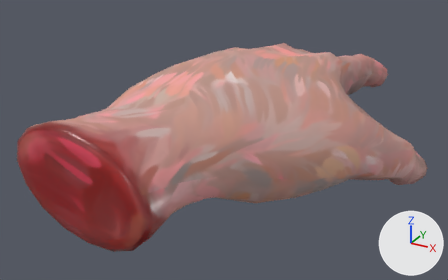
Renders of the FBX model Assets/_BrainBoxParadox/Art/Models/PropHand.fbx from each side of a commit.
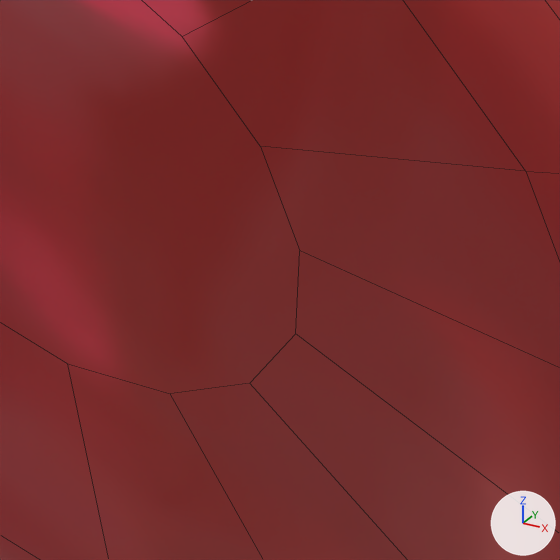
The first picture shows the older version from a 50 mm lens placed at (2.19, -2.59, 4.45), pointed at (-0.21, 1.77, 2.26). The close-ups show both versions on the part from 17% to 27% of the width and 64% to 81% of the height of that picture; other places that the commit changed are outside them. Arrows for +X, +Y and +Z are at lower right; the lights stay in place. The close-ups show mesh edges as thin lines. Where no turn or scale is listed for an object, it has been applied to the vertices.

Names of what the first close-up shows: 'Hand'.
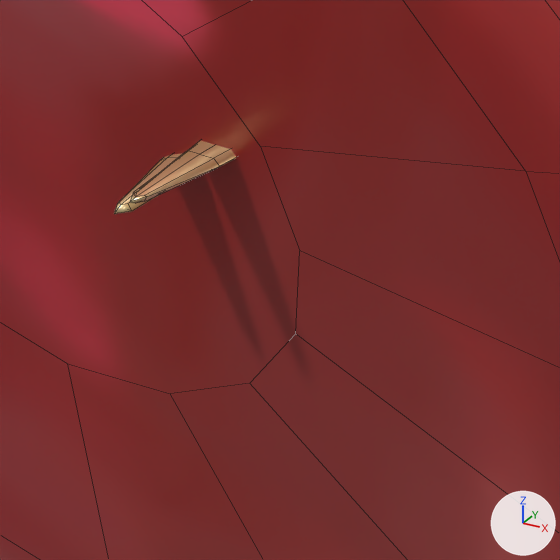
The newer file is also turned or shifted as a whole; pictures and numbers use the older file's frame.

Where the change shows, as pixel boxes (x1, y1, x2, y2) in the close-ups (560 x 560 px):
'prop_scissors_right.001', added (brown): after (130, 140, 236, 203)
'prop_scissors_left.001', added (brown): after (114, 154, 183, 214)

The change in detail:
Picture 'prop_scissors_color.png' (img_prop_scissors_color_png) is new.
Material 'prop_scissors.001' (mat_prop_scissors_001) is new.
Its texture is img_prop_scissors_color_png.
Its metallic is 0.75.
Its roughness is 0.35.
Mesh me_prop_scissors_right_001 is new.
It has 499 vertices, 506 faces and spans x -0.2..0.42, y -1.14..1.47, z -0.06..0.04.
It uses material mat_prop_scissors_001 (picture img_prop_scissors_color_png).
Mesh me_prop_scissors_left_001 is new.
It has 464 vertices, 466 faces and spans x -0.43..0.1, y -1.0..1.61, z -0.04..0.06.
It uses material mat_prop_scissors_001 (picture img_prop_scissors_color_png).
Object 'prop_scissors_right.001' (ob_prop_scissors_right_001) is new; it shows me_prop_scissors_right_001.
Its location is (-0.002, 0.91, 2.7189).
Object 'prop_scissors_left.001' (ob_prop_scissors_left_001) is new; it shows me_prop_scissors_left_001.
Its location is (-0.0326, 0.7823, 2.6997).
